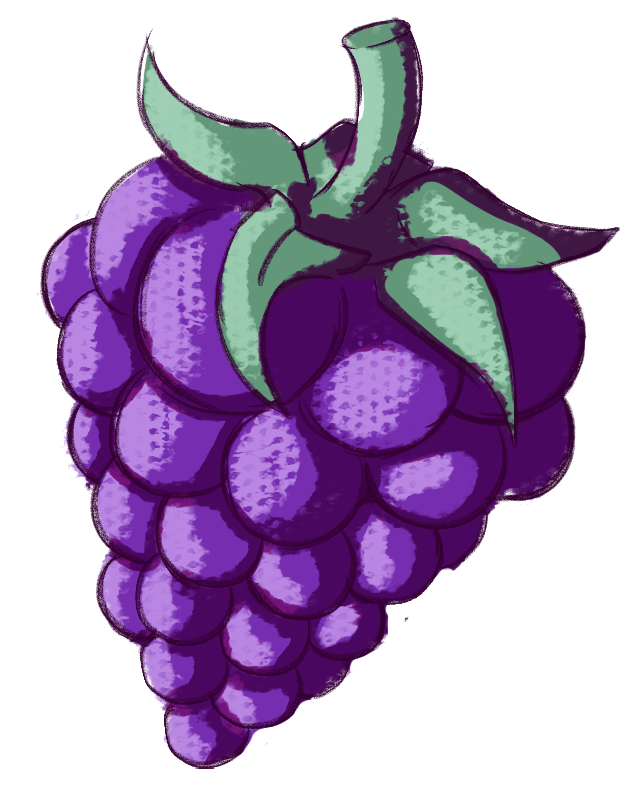
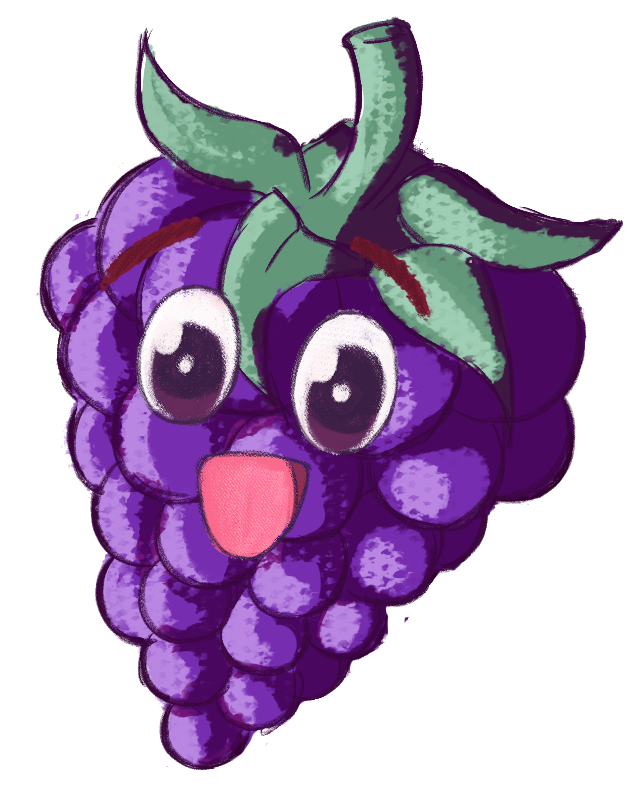
Two versions of the same layered image (641x791). Layer-by-layer changes:
removed layer "1" over (36, 16, 620, 778)
added layer "Layer 3" above "Layer 2" over (36, 18, 623, 778)
added layer "Layer 2" above "Layer 1" over (36, 16, 622, 778)
added layer "Layer 1" over (36, 16, 620, 778)
